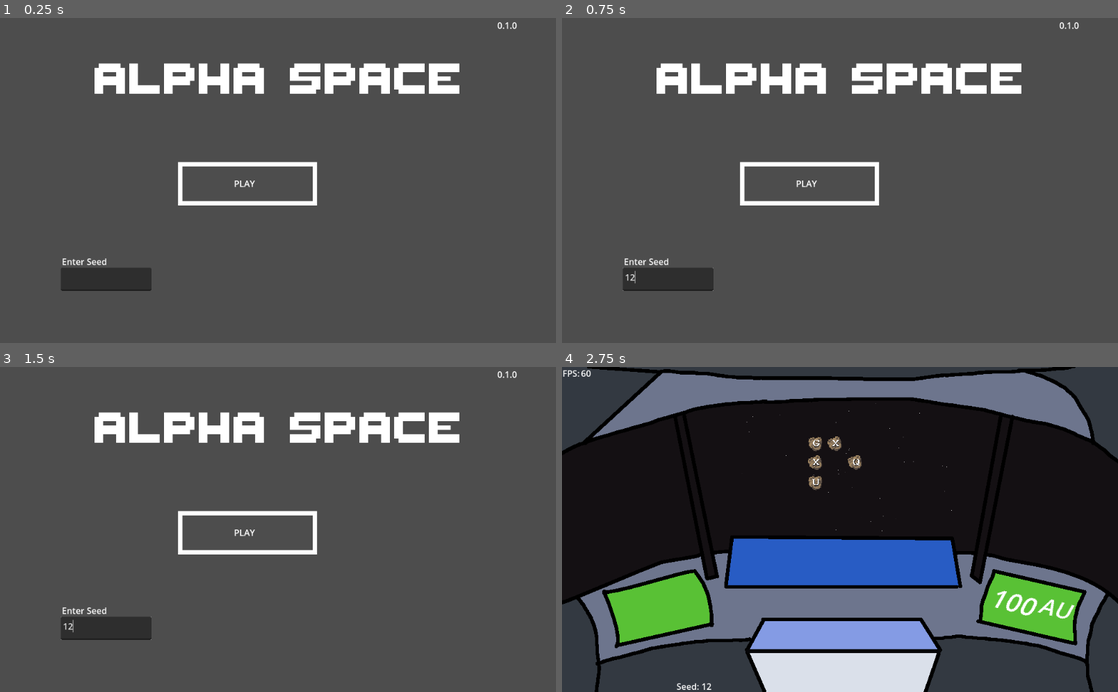
Above: before the commit, frames 1-4 (two rows, left to right).
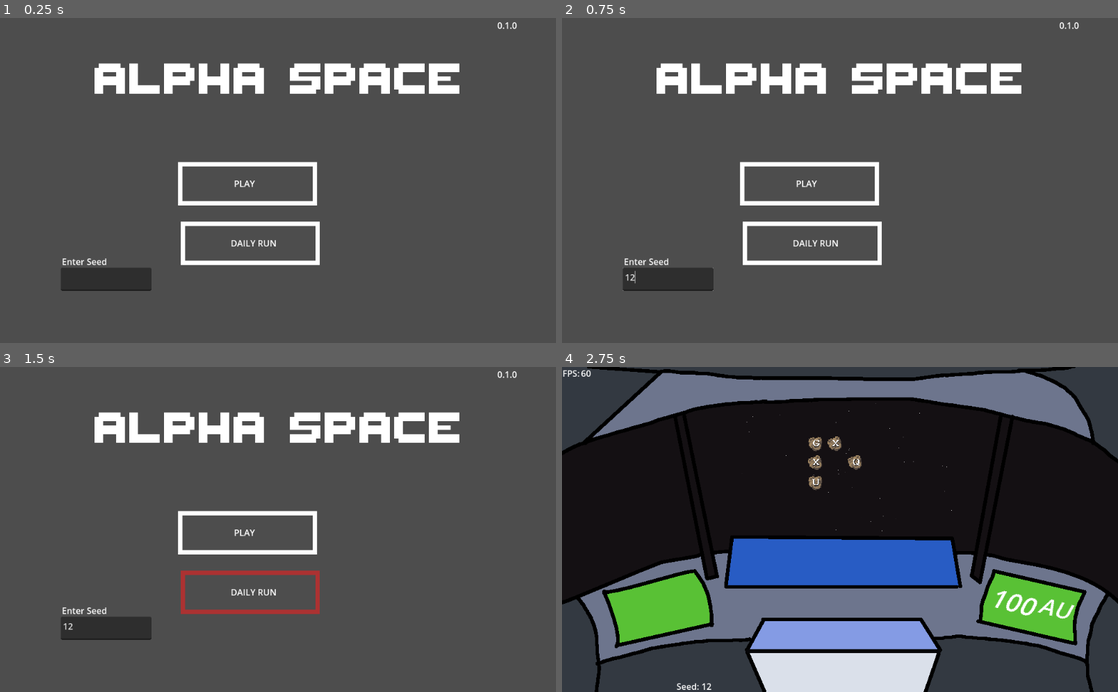
Above: after the commit, the same moments.

Repository: sugarvoid/alpha-space
Game: Godot game, scene res://game/screen/start_screen/start_screen.tscn
Same seed, same stepped clock (60 frames per second), same inputs: the game is played once before the commit and once after it.
Inputs (mouse positions are in pixels of both pictures, inside the frame that each line leads up to):
- Up to frame 1 (0.25 s): no input
- Up to frame 2 (0.75 s): click (667, 278) at 0.52 s; type "12" at 0.6 s
- Up to frame 3 (1.5 s): click (278, 610) at 1.27 s
- Up to frame 4 (2.75 s): click (840, 549) at 2 s

The runs differ from the first frame. In frame 1, 1.0% of the frame differs, in the area x 32-58%, y 62-77%; in frame 2, 1.0%; in frame 3, 1.0%, in the area x 10-58%, y 62-84%; in frame 4, nothing differs.

Commit message:
Update seed maker

Diff:
--- /dev/null
+++ b/game/autoload/player_data.gd
@@ -0,0 +1,14 @@
+extends Node
+
+
+var completed_daily_run: bool
+
+
+# Called when the node enters the scene tree for the first time.
+func _ready():
+	pass # Replace with function body.
+
+
+# Called every frame. 'delta' is the elapsed time since the previous frame.
+func _process(delta):
+	pass
--- a/game/autoload/Seeder.gd
+++ b/game/autoload/seeder.gd
@@ -3,6 +3,7 @@
 
 var seed_name: String
 
+# TODO: add daily seed
 
 func set_seed(s: String) -> void:
 	seed_name = s
--- a/game/autoload/seeder.tscn
+++ b/game/autoload/seeder.tscn
@@ -1,6 +1,6 @@
 [gd_scene load_steps=2 format=3]
 
-[ext_resource type="Script" path="res://game/autoload/Seeder.gd" id="1_qjuob"]
+[ext_resource type="Script" path="res://game/autoload/seeder.gd" id="1_qjuob"]
 
 [node name="Seeder" type="Node"]
 script = ExtResource("1_qjuob")
--- /dev/null
+++ b/game/screen/gameover_screen/gameover_screen.gd
@@ -0,0 +1,21 @@
+extends Control
+
+
+# TODO: Add option to copy seed to clipboard
+# share on twitter or facebook....maybe
+# Add daily leaderboard
+
+
+# Called when the node enters the scene tree for the first time.
+func _ready():
+	var unix_time = Time.get_unix_time_from_system()
+	print(Time.get_date_string_from_unix_time(unix_time))
+	pass # Replace with function body.
+
+
+# Called every frame. 'delta' is the elapsed time since the previous frame.
+func _process(delta):
+	pass
+
+func _show_leaderboard() -> void:
+	pass
--- a/game/screen/gameover_screen/gameover_screen.tscn
+++ b/game/screen/gameover_screen/gameover_screen.tscn
@@ -1,6 +1,7 @@
-[gd_scene load_steps=2 format=3 uid="uid://c2kk540pry5qk"]
+[gd_scene load_steps=3 format=3 uid="uid://c2kk540pry5qk"]
 
 [ext_resource type="Texture2D" uid="uid://bfdlhu1guih3h" path="res://game/screen/gameover_screen/gameover_screen.png" id="1_f0xmc"]
+[ext_resource type="Script" path="res://game/screen/gameover_screen/gameover_screen.gd" id="1_tr1r3"]
 
 [node name="gameover_screen" type="Control"]
 layout_mode = 3
@@ -9,8 +10,10 @@
 anchor_bottom = 1.0
 grow_horizontal = 2
 grow_vertical = 2
+script = ExtResource("1_tr1r3")
 
 [node name="TextureRect" type="TextureRect" parent="."]
+layout_mode = 0
 offset_right = 40.0
 offset_bottom = 40.0
 texture = ExtResource("1_f0xmc")
--- a/game/screen/start_screen/start_screen.gd
+++ b/game/screen/start_screen/start_screen.gd
@@ -11,7 +11,15 @@
 func _process(delta):
 	pass
 
+func _load_daily_seed() -> void:
+	pass
+	# Get daily seed string from Seeder
+	# Set Seeder seed_text to daily seed
+	# start_game()
 
 func _on_btn_start_pressed():
+	_start_game()
+
+func _start_game() -> void:
 	Seeder.set_seed($txt_Seed.text)
 	get_tree().change_scene_to_file("res://game/game.tscn")
--- a/game/screen/start_screen/start_screen.tscn
+++ b/game/screen/start_screen/start_screen.tscn
@@ -49,6 +49,7 @@
 script = ExtResource("1_ustq1")
 
 [node name="TextureRect" type="TextureRect" parent="."]
+layout_mode = 0
 offset_right = 40.0
 offset_bottom = 40.0
 texture = ExtResource("1_jfhku")
@@ -58,6 +59,7 @@
 volume_db = -16.944
 
 [node name="btn_Start" type="TextureButton" parent="."]
+layout_mode = 0
 offset_left = 328.0
 offset_top = 266.0
 offset_right = 696.0
@@ -67,6 +69,7 @@
 texture_hover = SubResource("AtlasTexture_c27ci")
 
 [node name="Label" type="Label" parent="."]
+layout_mode = 0
 offset_left = 174.0
 offset_top = 54.0
 offset_right = 854.0
@@ -76,6 +79,7 @@
 text = "ALPHA SPACE"
 
 [node name="lbl_Version" type="Label" parent="."]
+layout_mode = 0
 offset_left = 916.0
 offset_top = 2.0
 offset_right = 1025.0
@@ -83,13 +87,23 @@
 text = "0.1.0"
 
 [node name="Label2" type="Label" parent="."]
+layout_mode = 0
 offset_left = 431.0
 offset_top = 294.0
 offset_right = 626.0
 offset_bottom = 348.0
 text = "PLAY"
 
+[node name="Label4" type="Label" parent="."]
+layout_mode = 1
+offset_left = 425.0
+offset_top = 404.0
+offset_right = 620.0
+offset_bottom = 458.0
+text = "DAILY RUN"
+
 [node name="Label3" type="Label" parent="."]
+layout_mode = 1
 offset_left = 114.0
 offset_top = 438.0
 offset_right = 309.0
@@ -102,9 +116,20 @@
 }
 
 [node name="txt_Seed" type="TextEdit" parent="."]
+layout_mode = 0
 offset_left = 112.0
 offset_top = 461.0
 offset_right = 279.0
 offset_bottom = 504.0
 
+[node name="btn_DailyRun" type="TextureButton" parent="."]
+layout_mode = 1
+offset_left = 333.0
+offset_top = 376.0
+offset_right = 701.0
+offset_bottom = 522.0
+texture_normal = SubResource("AtlasTexture_asrrk")
+texture_pressed = SubResource("AtlasTexture_pq6hu")
+texture_hover = SubResource("AtlasTexture_c27ci")
+
 [connection signal="pressed" from="btn_Start" to="." method="_on_btn_start_pressed"]
--- a/project.godot
+++ b/project.godot
@@ -99,7 +99,7 @@
 
 [autoload]
 
-Seeder="*res://game/autoload/Seeder.gd"
+Seeder="*res://game/autoload/seeder.gd"
 
 [display]
 
Not shown, changed: docs/seed_maker.py
